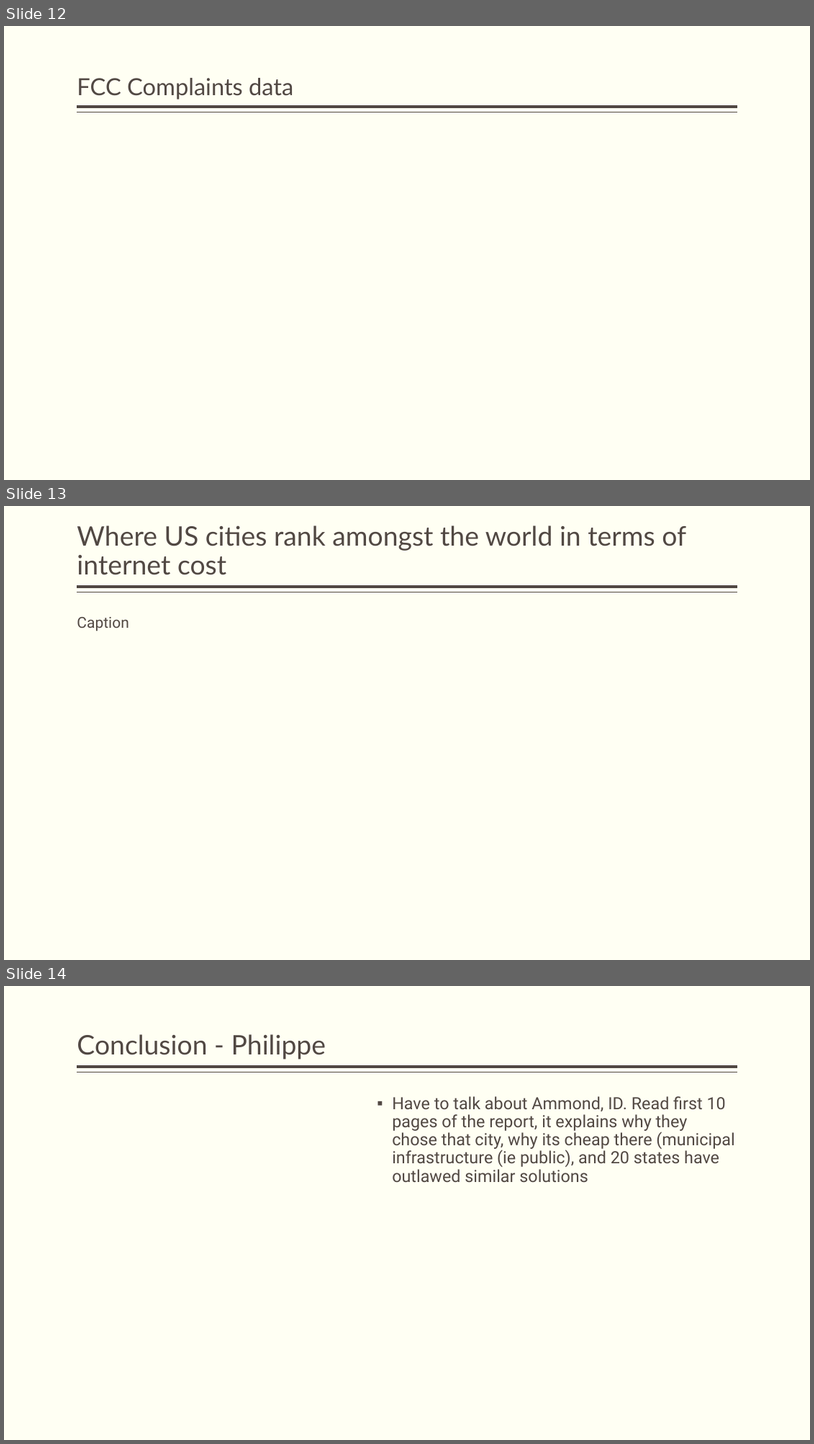
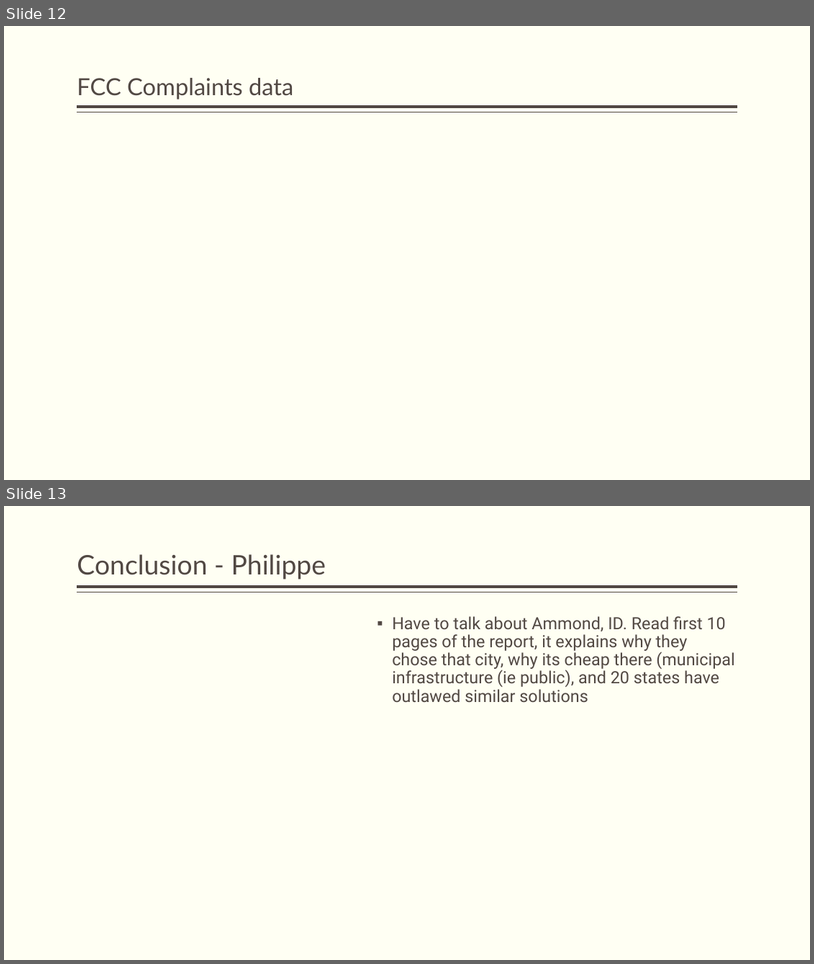
Before and after one commit to vsmolina/fiber_group, a slide deck: reports/Fiber_Group_Presenetation.pptx. Shown one above the other, each under a label of ours: slides 12, 13 and 14 before the commit, slides 12 and 13 after it. The pictures are 814x1444 and 814x964 pixels, drawn with LibreOffice and Linux fonts; fonts in the diff are those of the drawing. Boxes give left, top, right and bottom in pixels: in the first picture for what was removed or moved away, otherwise in the second. Text is boxed around its words. In the diff, an @@ line names an element or a change of style, - is before the commit and + after.

```diff
--- a/reports/Fiber_Group_Presenetation.pptx
+++ b/reports/Fiber_Group_Presenetation.pptx
@@ slide 13 removed at <box>4,506,810,960</box>, background #FFFFF3; not listed: 2 template elements that a slide beside it also shows @@
@@ title removed at <box>77,525,687,575</box> @@
-Where US cities rank amongst the world in terms of internet cost
@@ text removed at <box>77,617,129,631</box> @@
-Caption
@@ what was slide 14 is now slide 13 @@
```
Also in this commit, not shown: 1 slide changed, 4 other files.
